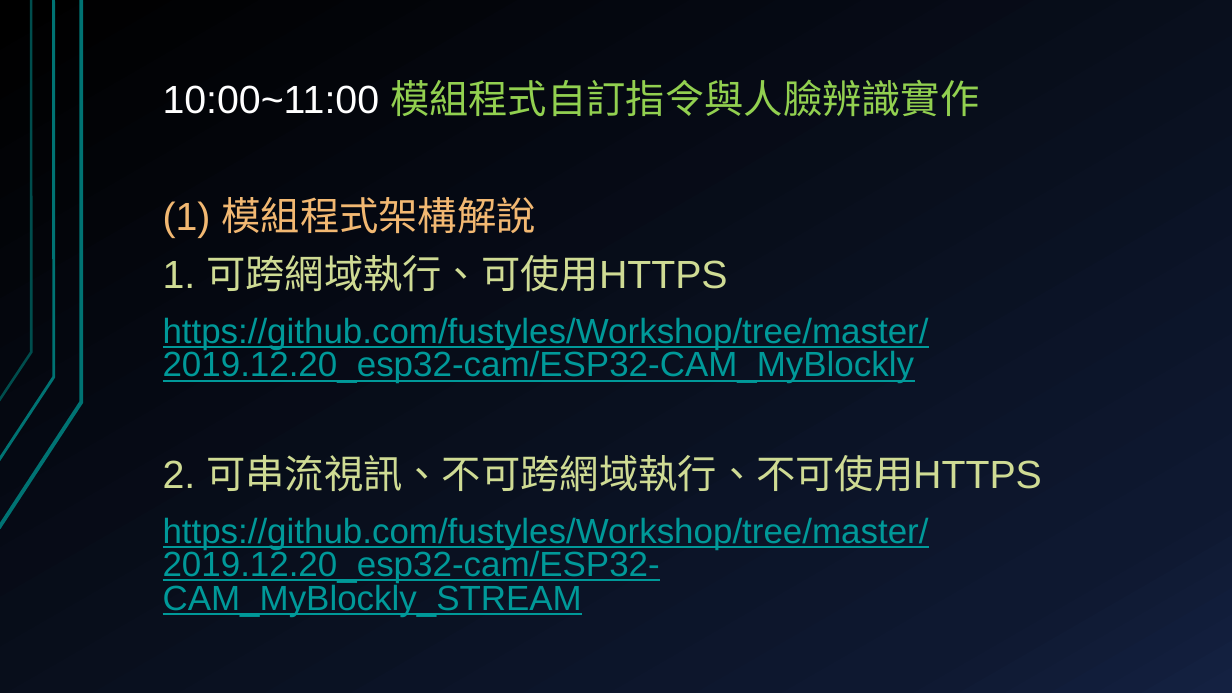
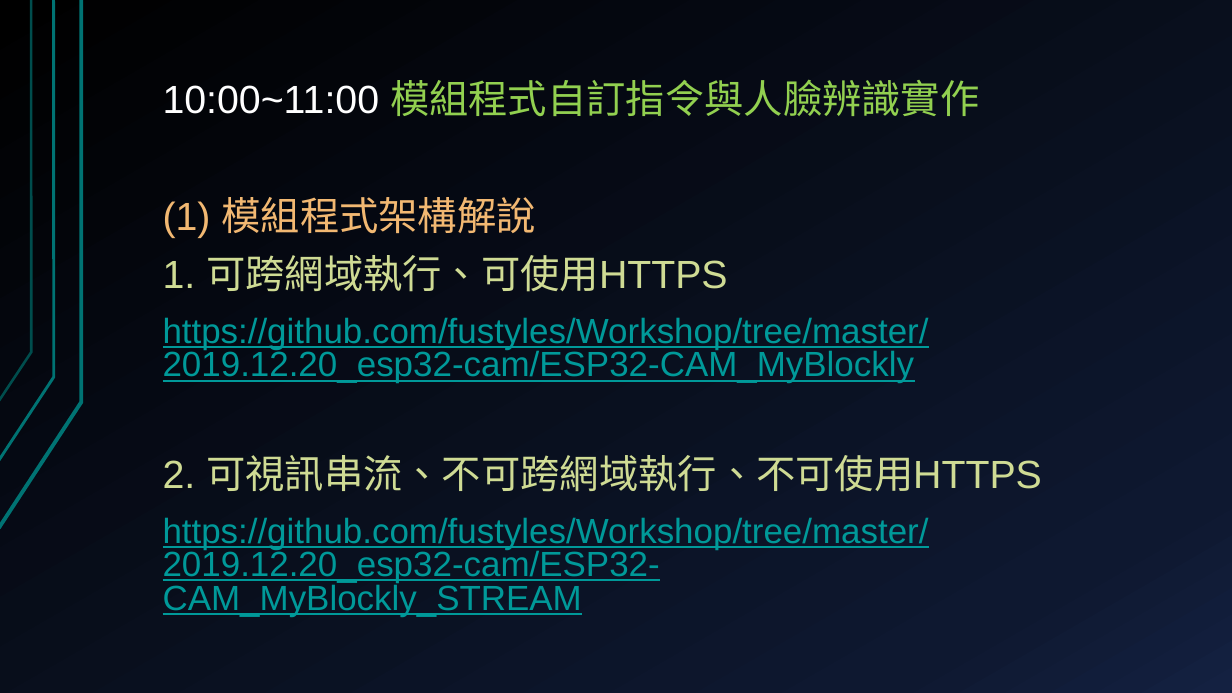
Before and after one commit to deltacod/Workshop, a slide deck: slide 26 of 2019.12.20_esp32-cam/ESP32-CAM-AI影像辨識應用.pptx (slide 21 before the commit). Drawn at 1232x693 pixels with LibreOffice and Linux fonts; fonts in the diff are those of the drawing. Boxes give left, top, right and bottom in pixels: in the first picture for what was removed or moved away, otherwise in the second. Text is boxed around its words. In the diff, an @@ line names an element or a change of style, - is before the commit and + after.

```diff
--- a/2019.12.20_esp32-cam/ESP32-CAM-AI影像辨識應用.pptx
+++ b/2019.12.20_esp32-cam/ESP32-CAM-AI影像辨識應用.pptx
@@ text at bbox=[163, 455, 1042, 492]: text changed @@
-2. 可串流視訊、不可跨網域執行、不可使用HTTPS
+2. 可視訊串流、不可跨網域執行、不可使用HTTPS
```
Also in this commit, not shown: 7 other slides changed, 1 slide removed, 1 other file.
